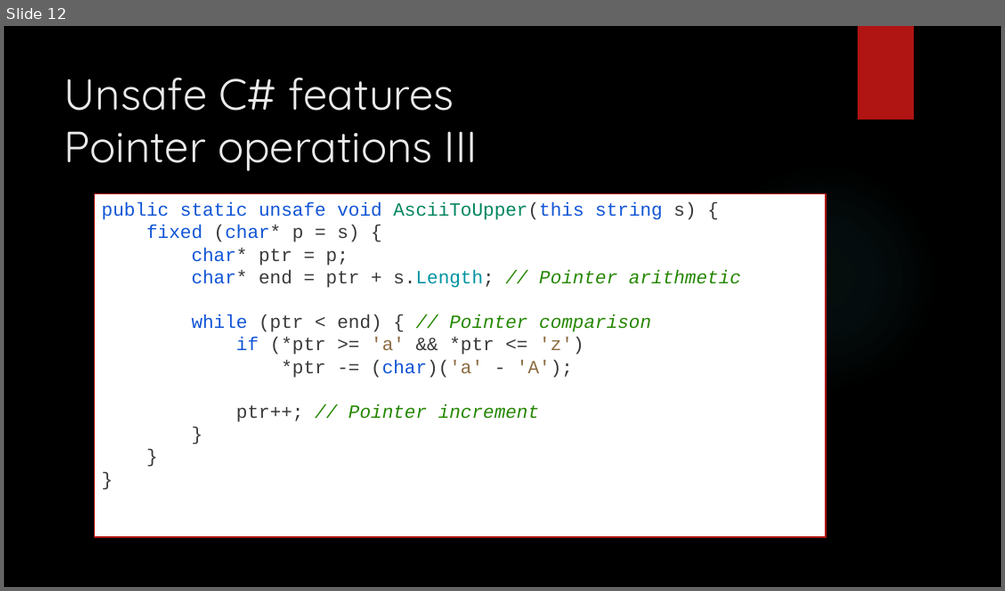
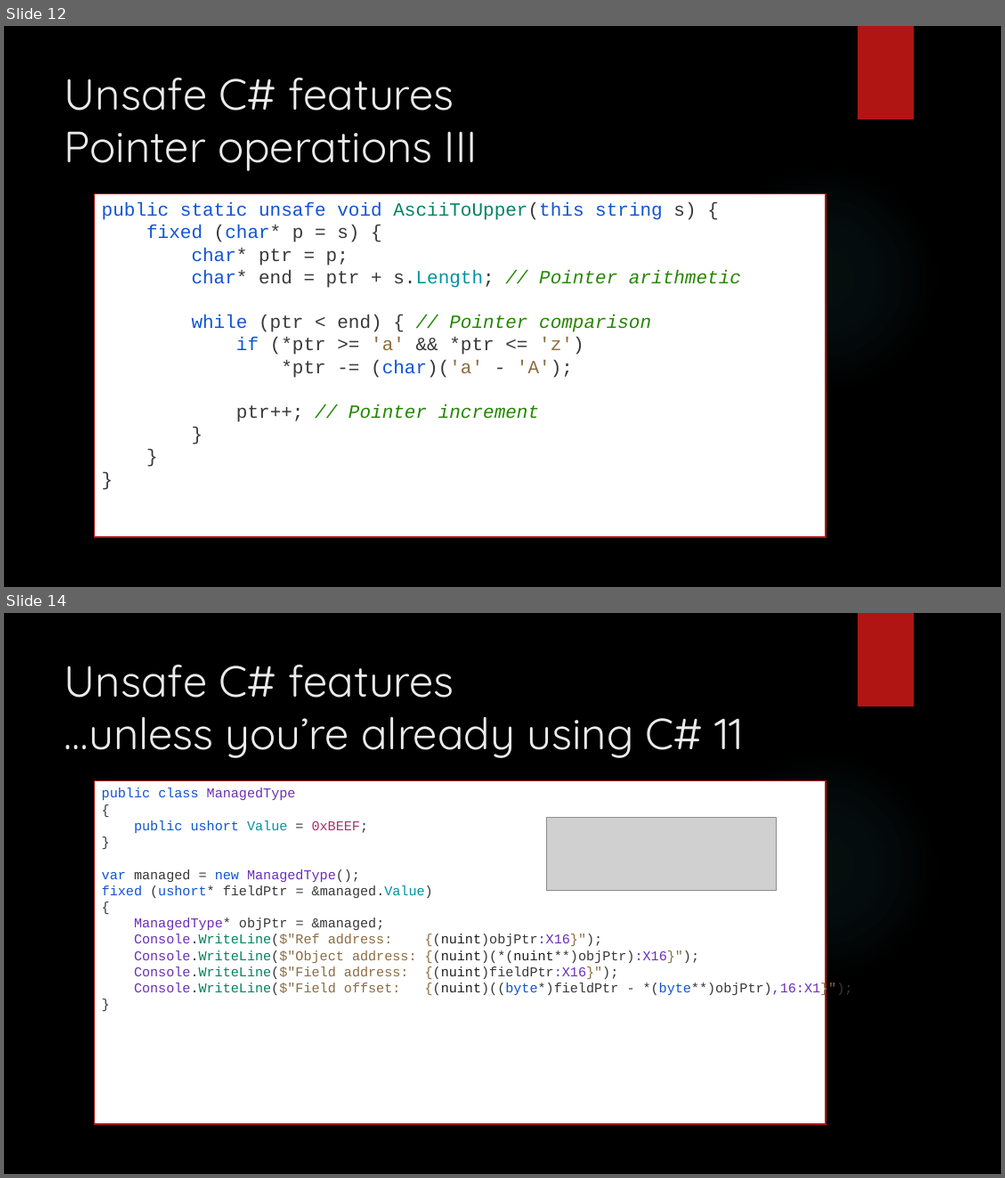
Before and after one commit to dennisdietrich/UnsafeCSharp, a slide deck: doc/Introduction to unsafe C#.pptx. Shown one above the other, each under a label of ours: slide 12 before the commit, slides 12 and 14 after it; the slides between them are not shown. The pictures are 1005x591 and 1005x1178 pixels, drawn with LibreOffice and Linux fonts; fonts in the diff are those of the drawing; grey boxes stand for pictures; background and template pictures are left out. Boxes give left, top, right and bottom in pixels: in the first picture for what was removed or moved away, otherwise in the second. Text is boxed around its words. In the diff, an @@ line names an element or a change of style, - is before the commit and + after.

```diff
--- a/doc/Introduction to unsafe C#.pptx
+++ b/doc/Introduction to unsafe C#.pptx
@@ slide 14 added at box(4, 613, 1001, 1174), background picture (left out); not listed: 2 template elements that a slide beside it also shows @@
@@ title added at box(65, 665, 744, 758), 42 pt, text #EBEBEB @@
+Unsafe C# features
+…unless you’re already using C# 11
@@ rectangle added at box(95, 781, 825, 1125), fill #FFFFFF, outline #B01513 1.25 pt, 13 pt, text #383838 @@
+public class ManagedType
+{
+public ushort Value = 0xBEEF;
+}
+var managed = new ManagedType();
+fixed (ushort* fieldPtr = &managed.Value)
+{
+ManagedType* objPtr = &managed;
+Console.WriteLine($"Ref address: {(nuint)objPtr:X16}");
+Console.WriteLine($"Object address: {(nuint)(*(nuint**)objPtr):X16}");
+Console.WriteLine($"Field address: {(nuint)fieldPtr:X16}");
+Console.WriteLine($"Field offset: {(nuint)((byte*)fieldPtr - *(byte**)objPtr),16:X1}");
+}
@@ picture added at box(546, 817, 776, 891) @@
```
Also in this commit, not shown: 2 slides changed, 3 other files.
